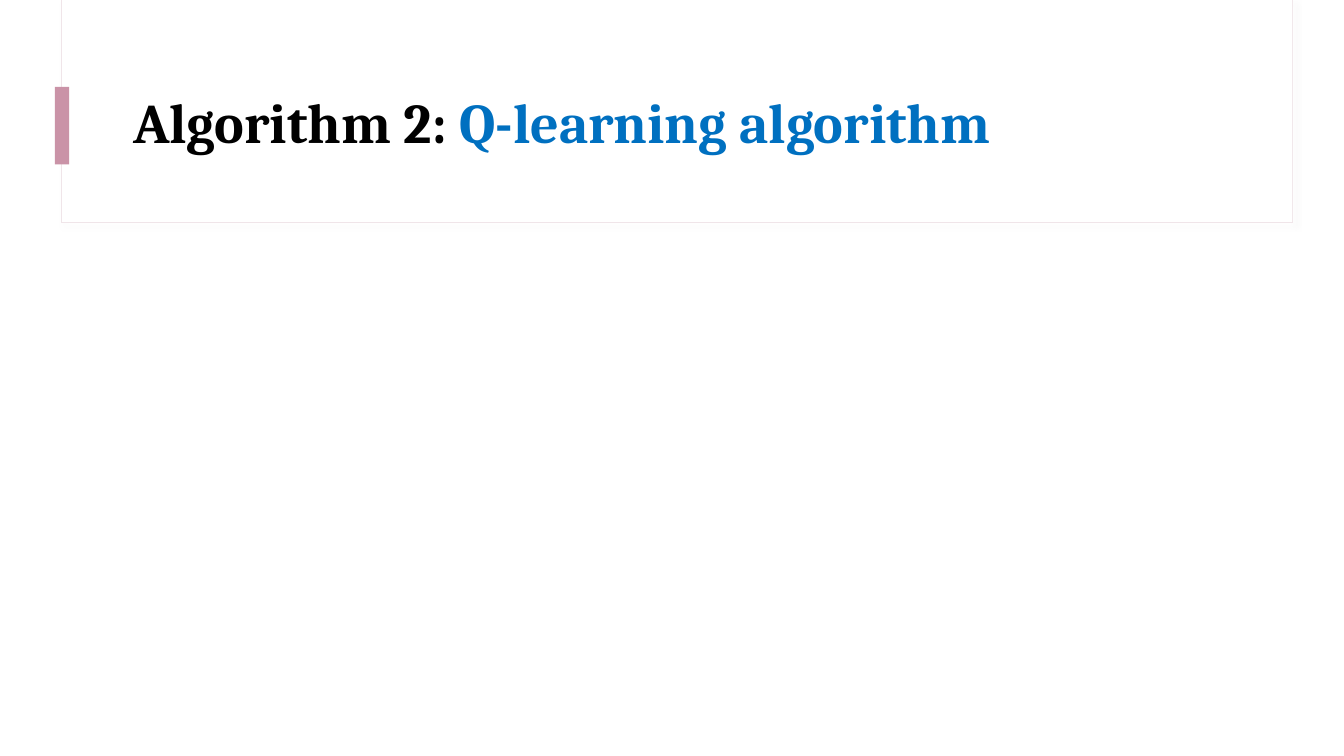
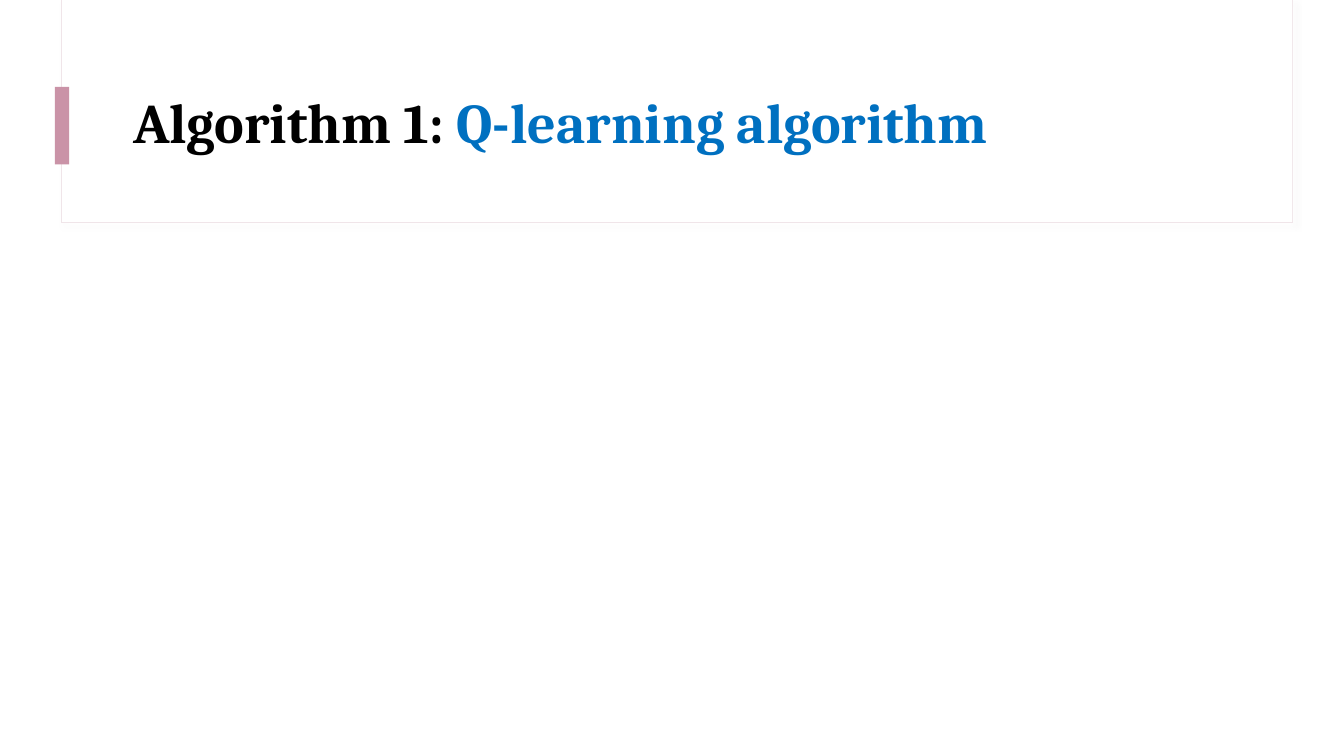
Before and after one commit to lucabonengel/FlappyProject, a slide deck: slide 5 of slides.pptx (slide 7 before the commit). Drawn at 1344x756 pixels with LibreOffice and Linux fonts; fonts in the diff are those of the drawing. Boxes give left, top, right and bottom in pixels: in the first picture for what was removed or moved away, otherwise in the second. Text is boxed around its words. In the diff, an @@ line names an element or a change of style, - is before the commit and + after.

```diff
--- a/slides.pptx
+++ b/slides.pptx
@@ title at bbox=[133, 104, 988, 156]: text changed @@
-Algorithm 2: Q-learning algorithm
+Algorithm 1: Q-learning algorithm
```
Also in this commit, not shown: 3 other slides changed, 5 slides added, 1 slide removed, 9 other files.
